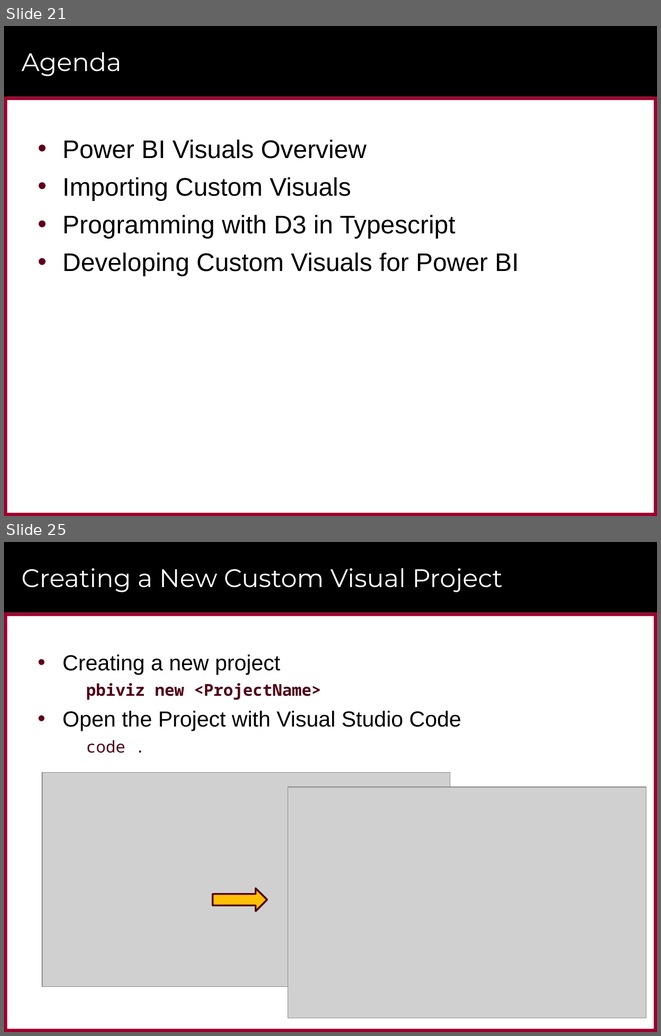
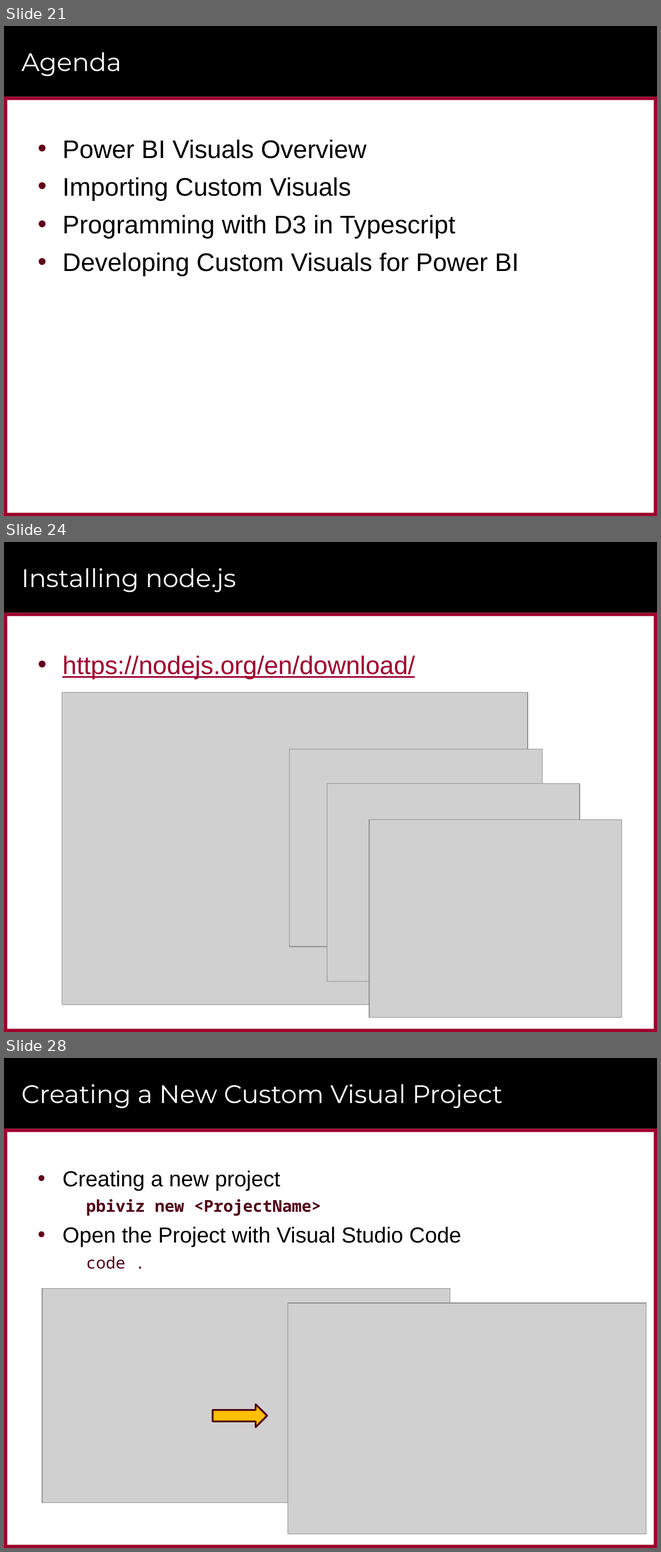
Before and after one commit to CriticalPathTraining/CustomVisualsForPowerBI, a slide deck: CustomVisualsForPowerBI.pptx. Shown one above the other, each under a label of ours: slides 21 and 25 before the commit, slides 21, 24 and 28 after it; the slides between them are not shown. The pictures are 661x1036 and 661x1552 pixels, drawn with LibreOffice and Linux fonts; fonts in the diff are those of the drawing; grey boxes stand for pictures; background and template pictures are left out. Boxes give left, top, right and bottom in pixels: in the first picture for what was removed or moved away, otherwise in the second. Text is boxed around its words. In the diff, an @@ line names an element or a change of style, - is before the commit and + after.

```diff
--- a/CustomVisualsForPowerBI.pptx
+++ b/CustomVisualsForPowerBI.pptx
@@ slide 24 added at (x1=4, y1=542, x2=657, y2=1032), background #FFFFFF; not listed: 6 template elements that a slide beside it also shows @@
@@ title added at (x1=21, y1=568, x2=236, y2=592), 28 pt, text #FFFFFF @@
+Installing node.js
@@ text added at (x1=62, y1=655, x2=415, y2=679), 28 pt, text #9F002D, underline @@
+• https://nodejs.org/en/download/
@@ picture added at (x1=62, y1=692, x2=528, y2=1004) @@
@@ picture added at (x1=289, y1=749, x2=542, y2=947) @@
@@ picture added at (x1=327, y1=784, x2=579, y2=981) @@
@@ picture added at (x1=369, y1=820, x2=621, y2=1017) @@
@@ what was slide 25 is now slide 28 @@
```
Also in this commit, not shown: 7 slides changed, 2 other slides added.
